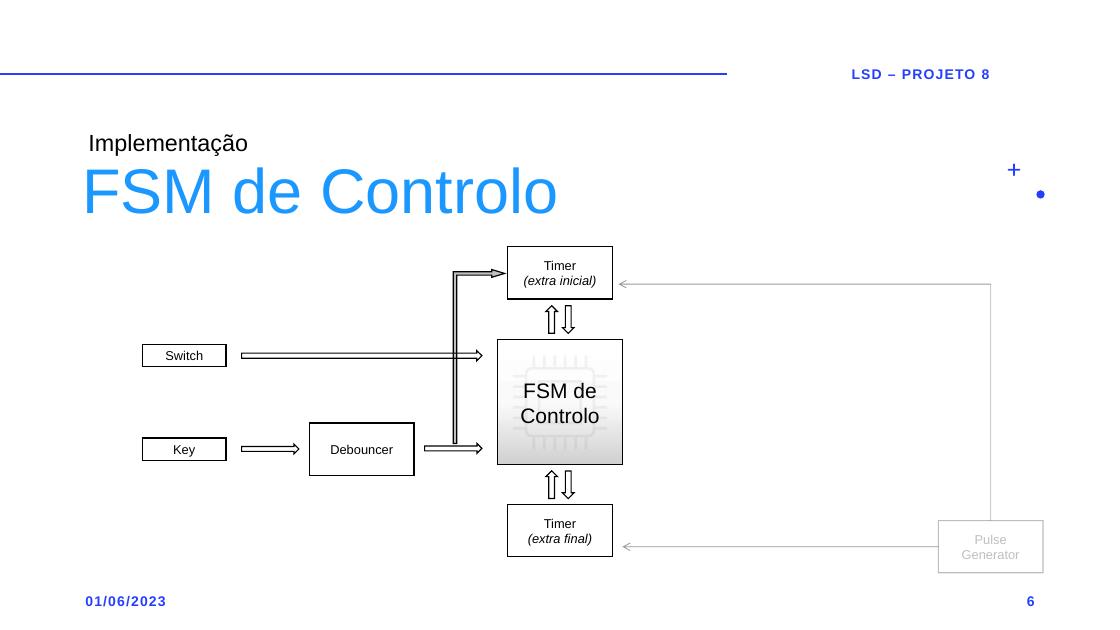
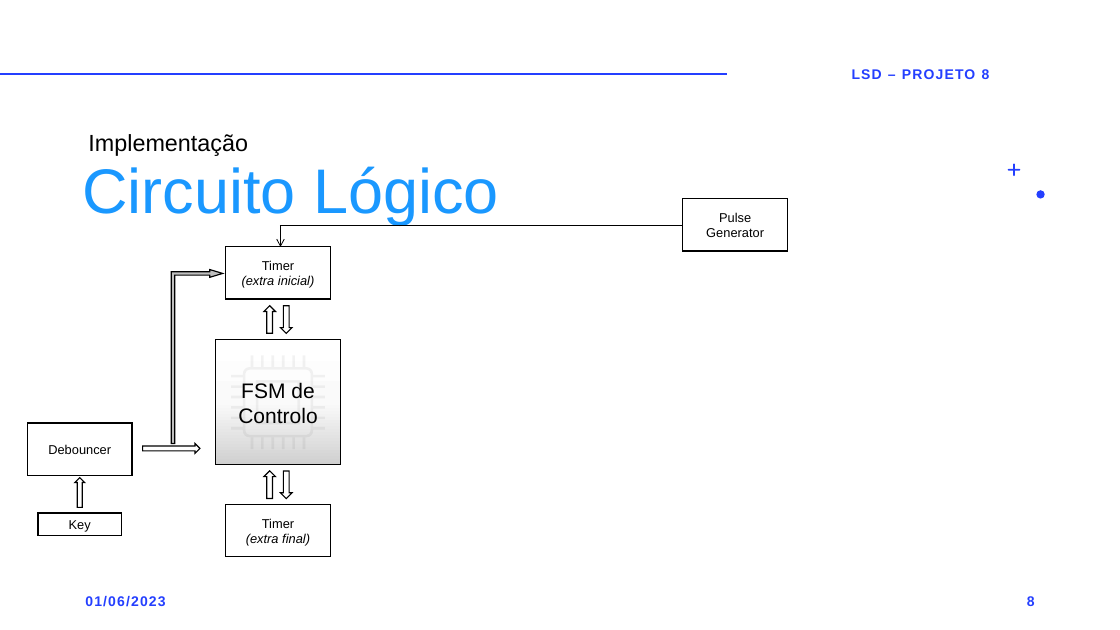
Before and after one commit to OlgaButs/LSD_Project, a slide deck: slide 8 of #PowerPoint_Presentation/v6.pptx (slide 6 before the commit). Drawn at 1120x630 pixels with LibreOffice and Linux fonts; fonts in the diff are those of the drawing. Boxes give left, top, right and bottom in pixels: in the first picture for what was removed or moved away, otherwise in the second. Text is boxed around its words. In the diff, an @@ line names an element or a change of style, - is before the commit and + after.

```diff
--- a/#PowerPoint_Presentation/v6.pptx
+++ b/#PowerPoint_Presentation/v6.pptx
@@ title at bbox=[82, 166, 499, 224]: text changed @@
-FSM de Controlo
+Circuito Lógico
@@ rectangle "Pulse Generator": place and size @@
-rectangle "Pulse Generator" at bbox=[939, 521, 1044, 573]
+rectangle "Pulse Generator" at bbox=[683, 199, 788, 251]
@@ rectangle "Pulse Generator" at bbox=[683, 199, 788, 251]: text colour #BFBFBF to #000000 @@
@@ line added from (280, 225) to (682, 225), #000000 1 pt @@
@@ arrow added from (281, 225) to (281, 247), #000000 0.75 pt @@
@@ arrow removed from (991, 284) to (618, 284) @@
@@ line removed from (991, 521) to (991, 284) @@
@@ rectangle removed at bbox=[143, 344, 226, 366] @@
-Switch
@@ right arrow removed at bbox=[242, 350, 482, 360] @@
@@ right arrow at bbox=[74, 478, 84, 507]: rotation 0 to 270 degrees @@
@@ 4 rectangles, 3 right arrows, 2 freeform shapes: place and size @@
-4 rectangles, 3 right arrows, 2 freeform shapes at bbox=[309, 247, 623, 557]
+4 rectangles, 3 right arrows, 2 freeform shapes at bbox=[28, 247, 341, 557]
@@ 2 right arrows, 1 bent arrow: place and size @@
-2 right arrows, 1 bent arrow at bbox=[454, 270, 574, 499]
+2 right arrows, 1 bent arrow at bbox=[171, 270, 292, 499]
@@ rectangle "Key": place and size @@
-rectangle "Key" at bbox=[143, 438, 226, 460]
+rectangle "Key" at bbox=[38, 513, 121, 535]
@@ arrow removed from (939, 547) to (623, 547) @@
```
Also in this commit, not shown: 7 other slides changed, 2 slides removed, 2 other files.
